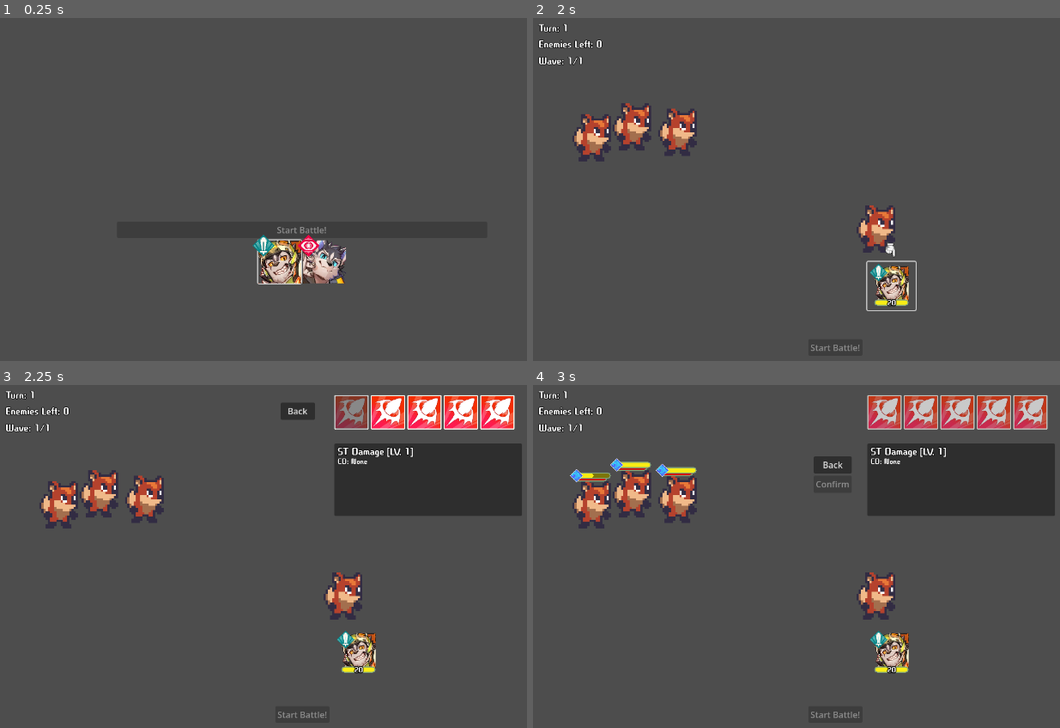
Above: before the commit, frames 1-4 (two rows, left to right).
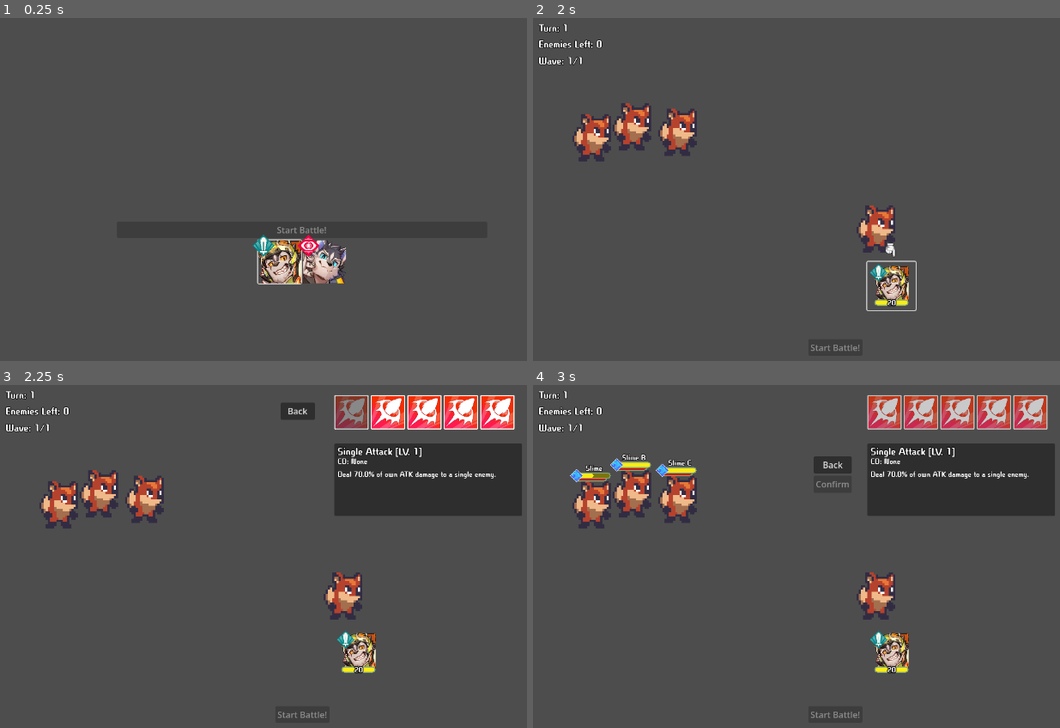
Above: after the commit, the same moments.

Repository: freshlybakedsnep/CMSC197-FinalProject
Game: Godot game, scene res://scenes/party_select/party_selection.tscn
The game is run twice, just before and just after one commit, with the same random seed, the same clock (stepped at 60 frames per second) and the same inputs. The engine's default icon, where the game draws it, is replaced by a stand-in: a white triangle on a blue panel in a dark square.
Inputs (mouse positions are in pixels of both pictures, inside the frame that each line leads up to):
- Up to frame 1 (0.25 s): no input
- Up to frame 2 (2 s): click (812, 261) at 0.5 s; click "Start Battle!" at 1.25 s
- Up to frame 3 (2.25 s): click (358, 652) at 2 s
- Up to frame 4 (3 s): click (886, 412) at 2.75 s

Frames 1-2 are identical in both runs. In frame 3, 0.5% of the frame differs, in the area x 64-95%, y 18-28%; in frame 4, 0.6%, in the area x 9-95%, y 18-28%.

Commit message:
test: update test elements for testing recent changes

Diff:
--- a/resources/ability/AOE_dmg.tres
+++ b/resources/ability/AOE_dmg.tres
@@ -7,8 +7,9 @@
 
 [resource]
 script = ExtResource("4_3hruj")
-action_name = "AoE Damage"
+action_name = "AoE Attack"
 action_icon = ExtResource("1_86eh6")
+action_description = "Apply {0} to all enemies"
 level = 1
 target_group = 3
 target_mode = 2
--- a/resources/ability/Defend.tres
+++ b/resources/ability/Defend.tres
@@ -14,6 +14,7 @@
 [sub_resource type="Resource" id="Resource_6wq2l"]
 script = ExtResource("5_sy8ko")
 status_key = &"DEFEND"
+behavior = 3
 formula = SubResource("Resource_laowq")
 metadata/_custom_type_script = "uid://b7wmacmexid3k"
 
@@ -25,8 +26,9 @@
 
 [resource]
 script = ExtResource("2_4cksu")
-action_name = "Guarding"
+action_name = "Guard"
 action_icon = ExtResource("1_ne3h8")
+action_description = "Reduce incoming damage."
 level = 1
 effect_groups = Array[ExtResource("1_ksfhh")]([SubResource("Resource_whrce")])
 metadata/_custom_type_script = "uid://bdmenxynhc50j"
--- a/resources/ability/RAN_dmg.tres
+++ b/resources/ability/RAN_dmg.tres
@@ -9,7 +9,8 @@
 script = ExtResource("4_boymh")
 action_name = "Random Hitter"
 action_icon = ExtResource("1_b6to7")
-level = 1
+action_description = "Deal {0} damage to random enemies."
+level = 3
 target_group = 3
 target_mode = 3
 target_count = 2
--- a/resources/ability/SELF_heal.tres
+++ b/resources/ability/SELF_heal.tres
@@ -7,8 +7,8 @@
 
 [resource]
 script = ExtResource("4_ie4al")
-action_name = "SELF heal"
+action_name = "Heal"
 action_icon = ExtResource("1_shoej")
-level = 1
+action_description = "Restore health by {0} to self."
 effect_groups = Array[ExtResource("2_2sa37")]([ExtResource("3_shoej")])
 metadata/_custom_type_script = "uid://bdmenxynhc50j"
--- a/resources/ability/SELF_taunt.tres
+++ b/resources/ability/SELF_taunt.tres
@@ -7,8 +7,9 @@
 
 [resource]
 script = ExtResource("4_el4xy")
-action_name = "SELF heal"
+action_name = "Taunt"
 action_icon = ExtResource("1_v7viy")
+action_description = "Apply {0} to self."
 level = 1
 effect_groups = Array[ExtResource("2_bola3")]([ExtResource("3_v7viy")])
 metadata/_custom_type_script = "uid://bdmenxynhc50j"
--- a/resources/ability/SELF_untargetable.tres
+++ b/resources/ability/SELF_untargetable.tres
@@ -7,8 +7,9 @@
 
 [resource]
 script = ExtResource("4_o6hy3")
-action_name = "SELF untargetable"
+action_name = "Stealth"
 action_icon = ExtResource("1_6c5up")
+action_description = "Apply {0} to self."
 level = 1
 effect_groups = Array[ExtResource("2_73vwc")]([ExtResource("3_6c5up")])
 metadata/_custom_type_script = "uid://bdmenxynhc50j"
--- a/resources/ability/ST_dmg.tres
+++ b/resources/ability/ST_dmg.tres
@@ -7,8 +7,9 @@
 
 [resource]
 script = ExtResource("4_utb26")
-action_name = "ST Damage"
+action_name = "Single Attack"
 action_icon = ExtResource("1_lptkk")
+action_description = "Deal {0} damage to a single enemy."
 level = 1
 target_group = 3
 effect_groups = Array[ExtResource("2_852ae")]([ExtResource("3_kx0cg")])
--- a/resources/ability/ST_provoke.tres
+++ b/resources/ability/ST_provoke.tres
@@ -9,6 +9,7 @@
 script = ExtResource("4_orb5f")
 action_name = "ST silence"
 action_icon = ExtResource("1_8gpi5")
+action_description = "Apply {0} to one enemy"
 level = 1
 target_group = 3
 effect_groups = Array[ExtResource("2_geqe5")]([ExtResource("3_8gpi5")])
--- a/resources/ability/ST_silence.tres
+++ b/resources/ability/ST_silence.tres
@@ -9,6 +9,7 @@
 script = ExtResource("4_5fufh")
 action_name = "ST silence"
 action_icon = ExtResource("1_upoxh")
+action_description = "Apply {0} to one enemy"
 level = 1
 target_group = 3
 effect_groups = Array[ExtResource("2_v3ak8")]([ExtResource("3_upoxh")])
--- a/resources/ability/ST_stun.tres
+++ b/resources/ability/ST_stun.tres
@@ -9,6 +9,7 @@
 script = ExtResource("4_1qgtn")
 action_name = "ST Stun"
 action_icon = ExtResource("1_4gaoa")
+action_description = "Apply {0} to one enemy"
 level = 1
 target_group = 3
 effect_groups = Array[ExtResource("2_f0yfg")]([ExtResource("3_4gaoa")])
--- a/scenes/entity/entity.tscn
+++ b/scenes/entity/entity.tscn
@@ -141,7 +141,6 @@
 script = ExtResource("4_xk0ck")
 
 [node name="Name" type="Label" parent="HPBar" unique_id=963951141]
-visible = false
 z_index = 2
 anchors_preset = 5
 anchor_left = 0.5
